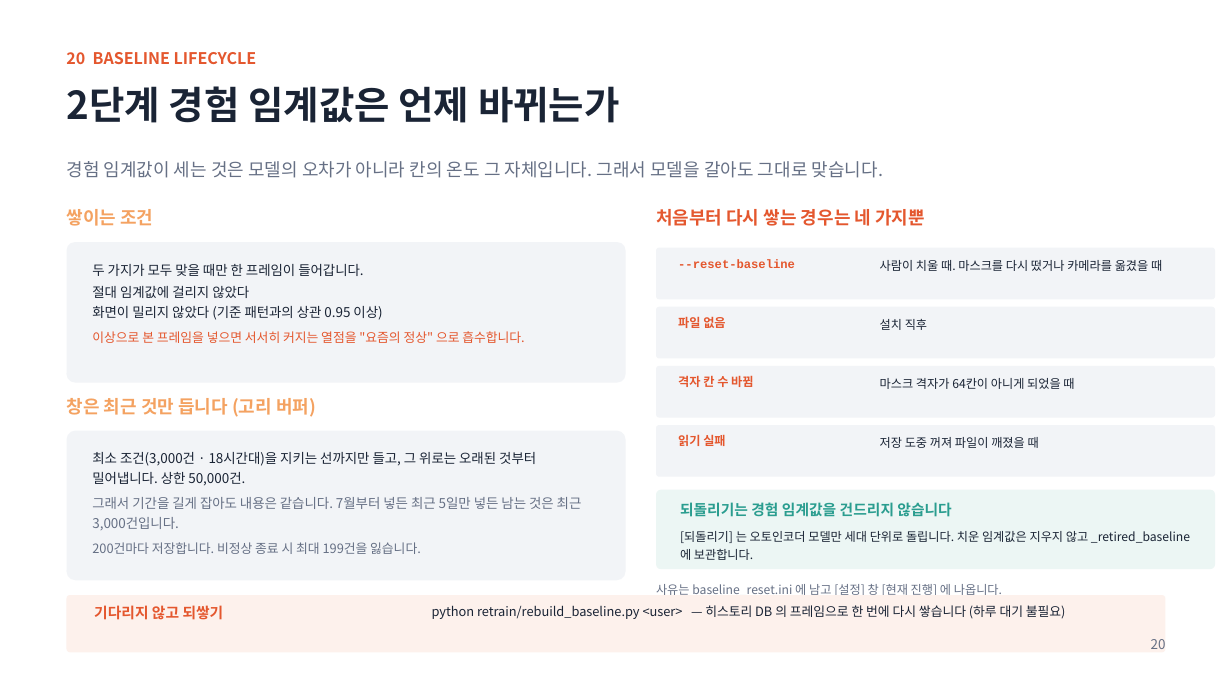
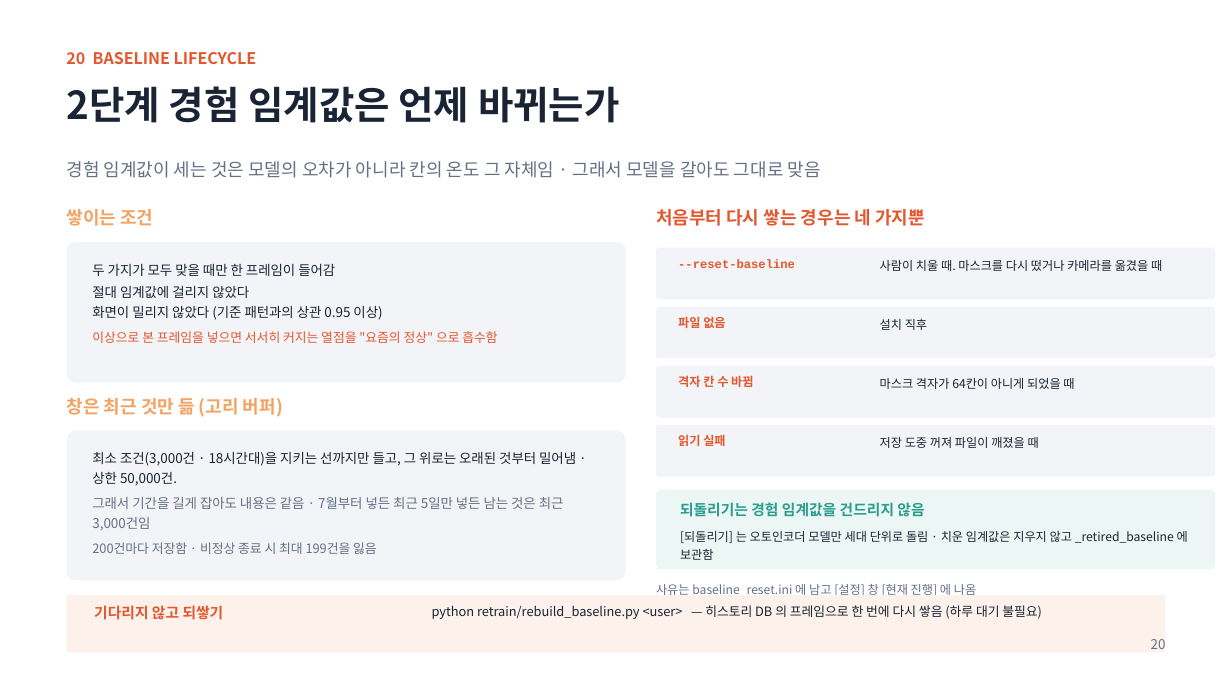
Before and after one commit to oskwon65/MultiModal_FireCam, a slide deck: slide 21 of 멀티모달_화재감지_분석서버_설치매뉴얼.pptx. Drawn at 1232x693 pixels with LibreOffice and Linux fonts; fonts in the diff are those of the drawing. Boxes give left, top, right and bottom in pixels: in the first picture for what was removed or moved away, otherwise in the second. Text is boxed around its words. In the diff, an @@ line names an element or a change of style, - is before the commit and + after.

```diff
--- a/멀티모달_화재감지_분석서버_설치매뉴얼.pptx
+++ b/멀티모달_화재감지_분석서버_설치매뉴얼.pptx
@@ text at (66, 161, 821, 178): text changed @@
-경험 임계값이 세는 것은 모델의 오차가 아니라 칸의 온도 그 자체입니다. 그래서 모델을 갈아도 그대로 맞습니다.
+경험 임계값이 세는 것은 모델의 오차가 아니라 칸의 온도 그 자체임 · 그래서 모델을 갈아도 그대로 맞음
@@ text at (92, 264, 335, 276): text changed @@
-두 가지가 모두 맞을 때만 한 프레임이 들어갑니다.
+두 가지가 모두 맞을 때만 한 프레임이 들어감
@@ text at (92, 331, 497, 343): text changed @@
-이상으로 본 프레임을 넣으면 서서히 커지는 열점을 "요즘의 정상" 으로 흡수합니다.
+이상으로 본 프레임을 넣으면 서서히 커지는 열점을 "요즘의 정상" 으로 흡수함
@@ text at (67, 398, 283, 417): text changed @@
-창은 최근 것만 듭니다 (고리 버퍼)
+창은 최근 것만 듦 (고리 버퍼)
@@ text at (92, 452, 576, 554): text changed @@
-최소 조건(3,000건 · 18시간대)을 지키는 선까지만 들고, 그 위로는 오래된 것부터 밀어냅니다. 상한 50,000건.
-그래서 기간을 길게 잡아도 내용은 같습니다. 7월부터 넣든 최근 5일만 넣든 남는 것은 최근 3,000건입니다.
-200건마다 저장합니다. 비정상 종료 시 최대 199건을 잃습니다.
+최소 조건(3,000건 · 18시간대)을 지키는 선까지만 들고, 그 위로는 오래된 것부터 밀어냄 · 상한 50,000건.
+그래서 기간을 길게 잡아도 내용은 같음 · 7월부터 넣든 최근 5일만 넣든 남는 것은 최근 3,000건임
+200건마다 저장함 · 비정상 종료 시 최대 199건을 잃음
@@ text at (680, 502, 924, 517): text changed @@
-되돌리기는 경험 임계값을 건드리지 않습니다
+되돌리기는 경험 임계값을 건드리지 않음
@@ text at (680, 531, 1188, 560): text changed @@
-[되돌리기] 는 오토인코더 모델만 세대 단위로 돌립니다. 치운 임계값은 지우지 않고 _retired_baseline 에 보관합니다.
+[되돌리기] 는 오토인코더 모델만 세대 단위로 돌림 · 치운 임계값은 지우지 않고 _retired_baseline 에 보관함
@@ text at (656, 584, 976, 595): text changed @@
-사유는 baseline_reset.ini 에 남고 [설정] 창 [현재 진행] 에 나옵니다.
+사유는 baseline_reset.ini 에 남고 [설정] 창 [현재 진행] 에 나옴
@@ text at (432, 605, 1042, 619): text changed @@
-python retrain/rebuild_baseline.py <user> — 히스토리 DB 의 프레임으로 한 번에 다시 쌓습니다 (하루 대기 불필요)
+python retrain/rebuild_baseline.py <user> — 히스토리 DB 의 프레임으로 한 번에 다시 쌓음 (하루 대기 불필요)
```
Also in this commit, not shown: 31 other slides changed, 5 slides added, 50 other files.
